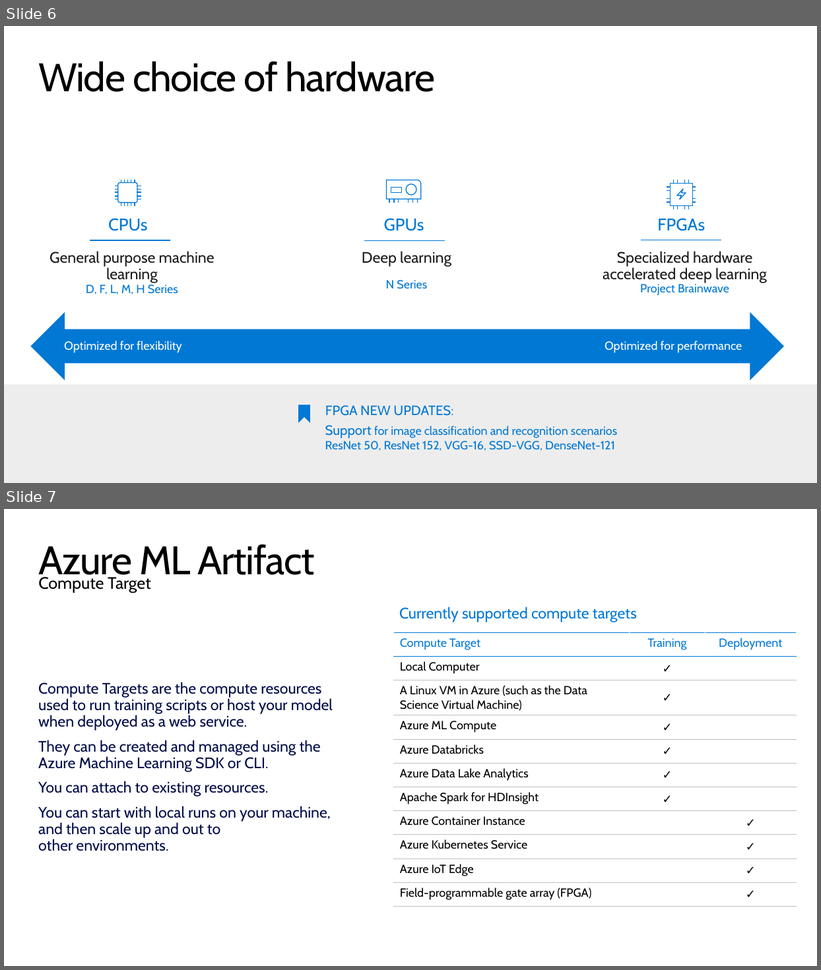
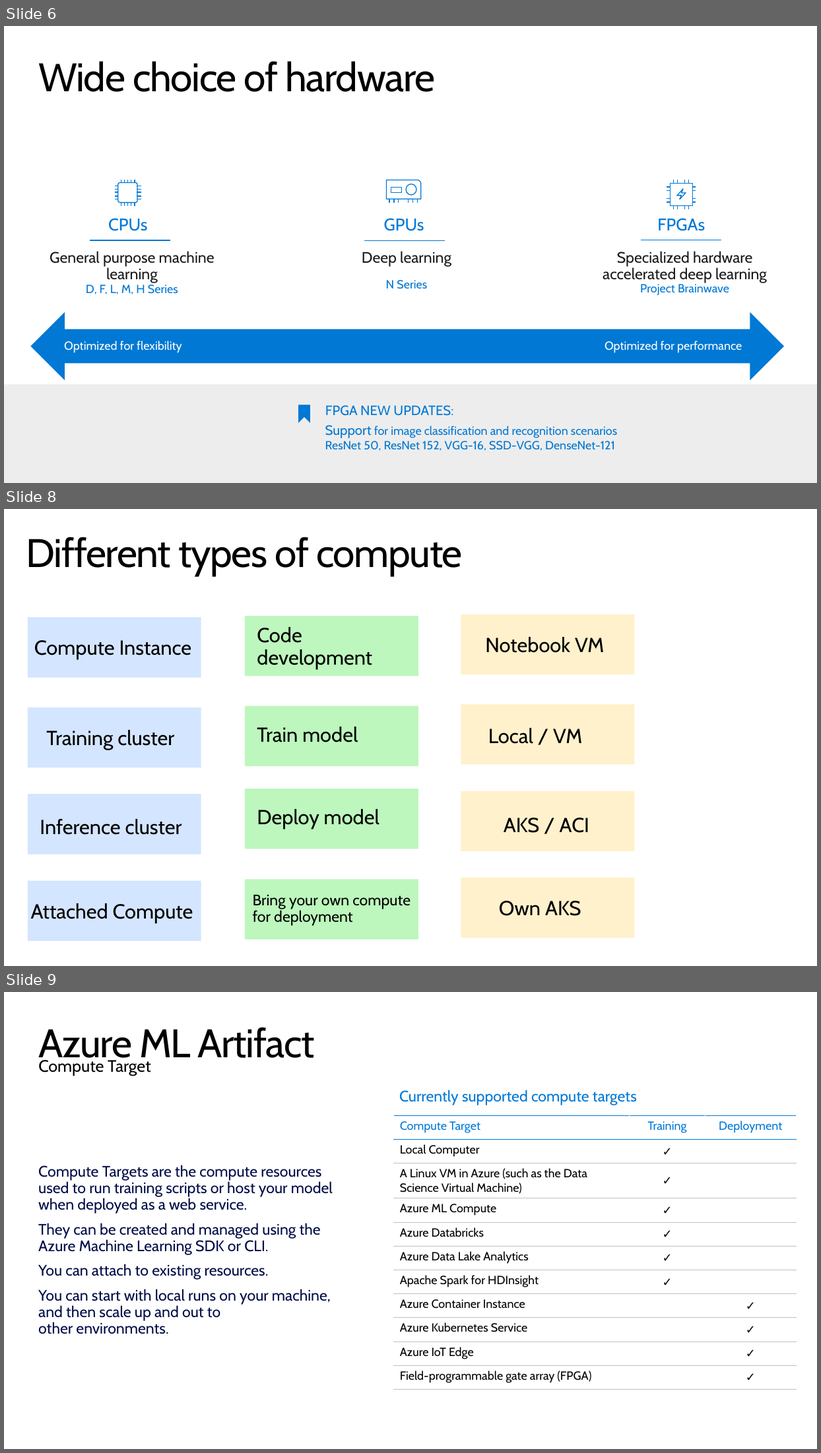
Before and after one commit to miquelladeboer/aml-mlops-workshop, a slide deck: Powerpoints/Module 4 - Remote Compute.pptx. Shown one above the other, each under a label of ours: slides 6 and 7 before the commit, slides 6, 8 and 9 after it; the slides between them are not shown. The pictures are 821x970 and 821x1453 pixels, drawn with LibreOffice and Linux fonts; fonts in the diff are those of the drawing; background and template pictures are left out. Boxes give left, top, right and bottom in pixels: in the first picture for what was removed or moved away, otherwise in the second. Text is boxed around its words. In the diff, an @@ line names an element or a change of style, - is before the commit and + after.

```diff
--- a/Powerpoints/Module 4 - Remote Compute.pptx
+++ b/Powerpoints/Module 4 - Remote Compute.pptx
@@ slide 8 added at [4, 509, 817, 966], background #FFFFFF @@
@@ title added at [26, 537, 463, 576], 47 pt, text #000000 @@
+Different types of compute
@@ rectangle added at [28, 618, 201, 678], fill #D4E5FF @@
@@ rectangle added at [245, 616, 418, 676], fill #BDF7BD @@
@@ text added at [257, 627, 372, 669], 24 pt, text #000000 @@
+Code development
@@ rectangle added at [461, 615, 634, 675], fill #FFF1CC @@
@@ text added at [34, 640, 191, 659], 24 pt, text #000000 @@
+Compute Instance
@@ text added at [485, 637, 604, 653], 24 pt, text #000000 @@
+Notebook VM
@@ rectangle added at [245, 706, 418, 766], fill #BDF7BD @@
@@ rectangle added at [461, 704, 634, 764], fill #FFF1CC @@
@@ rectangle added at [28, 708, 201, 768], fill #D4E5FF @@
@@ text added at [46, 730, 174, 750], 24 pt, text #000000 @@
+Training cluster
@@ text added at [257, 727, 358, 743], 24 pt, text #000000 @@
+Train model
@@ text added at [488, 728, 582, 744], 24 pt, text #000000 @@
+Local / VM
@@ rectangle added at [28, 795, 201, 855], fill #D4E5FF @@
@@ rectangle added at [245, 789, 418, 850], fill #BDF7BD @@
@@ rectangle added at [461, 791, 634, 852], fill #FFF1CC @@
@@ text added at [40, 819, 182, 835], 24 pt, text #000000 @@
+Inference cluster
@@ text added at [257, 809, 380, 829], 24 pt, text #000000 @@
+Deploy model
@@ text added at [504, 818, 589, 833], 24 pt, text #000000 @@
+AKS / ACI
@@ rectangle added at [28, 881, 201, 941], fill #D4E5FF @@
@@ rectangle added at [245, 880, 418, 940], fill #BDF7BD @@
@@ rectangle added at [461, 878, 634, 939], fill #FFF1CC @@
@@ text added at [31, 904, 193, 923], 24 pt, text #000000 @@
+Attached Compute
@@ text added at [253, 895, 411, 926], 18 pt, text #000000 @@
+Bring your own compute for deployment
@@ text added at [499, 901, 582, 916], 24 pt, text #000000 @@
+Own AKS
@@ what was slide 7 is now slide 9 @@
```
Also in this commit, not shown: 1 slide changed, 2 other slides added, 53 other files.
